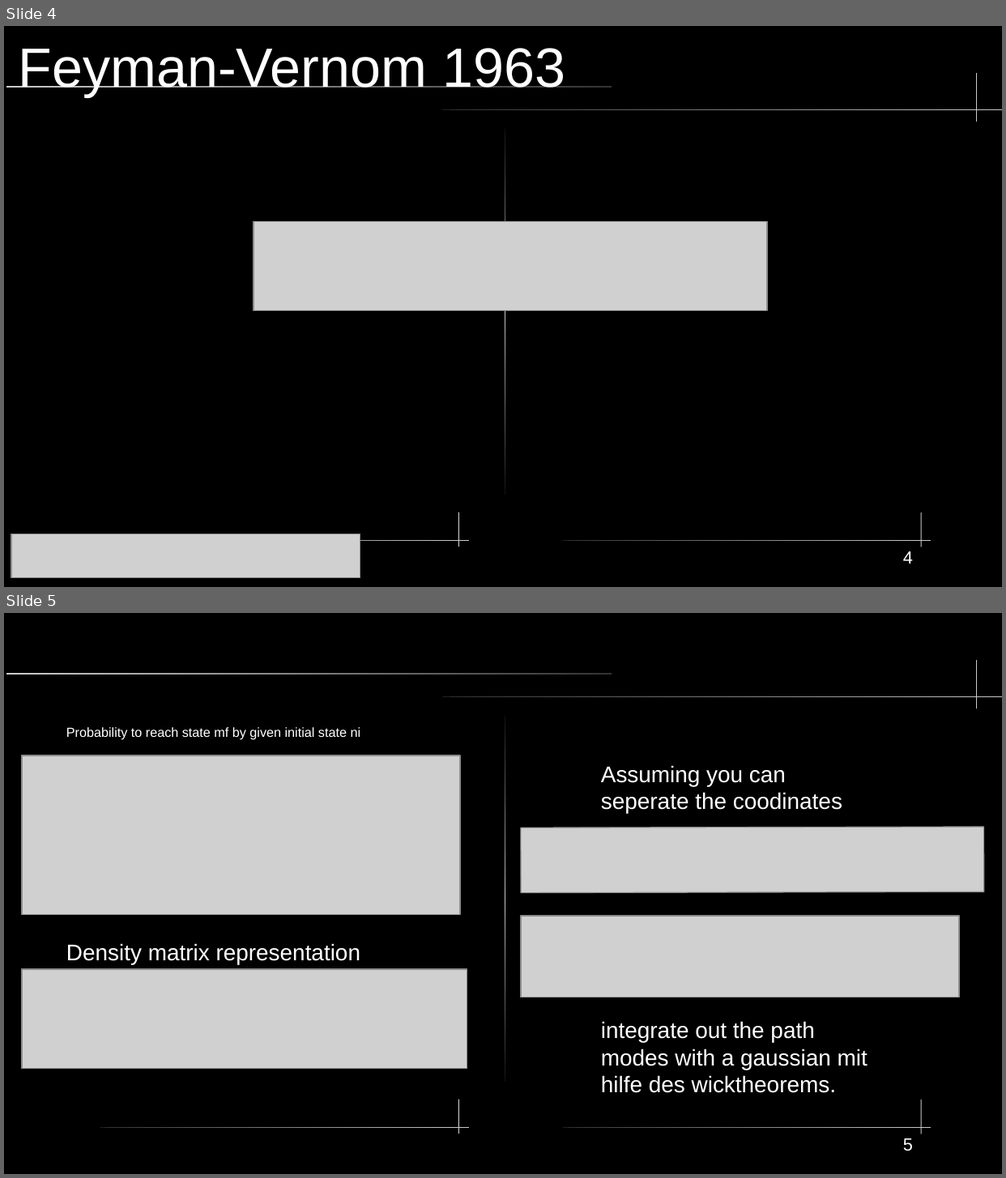
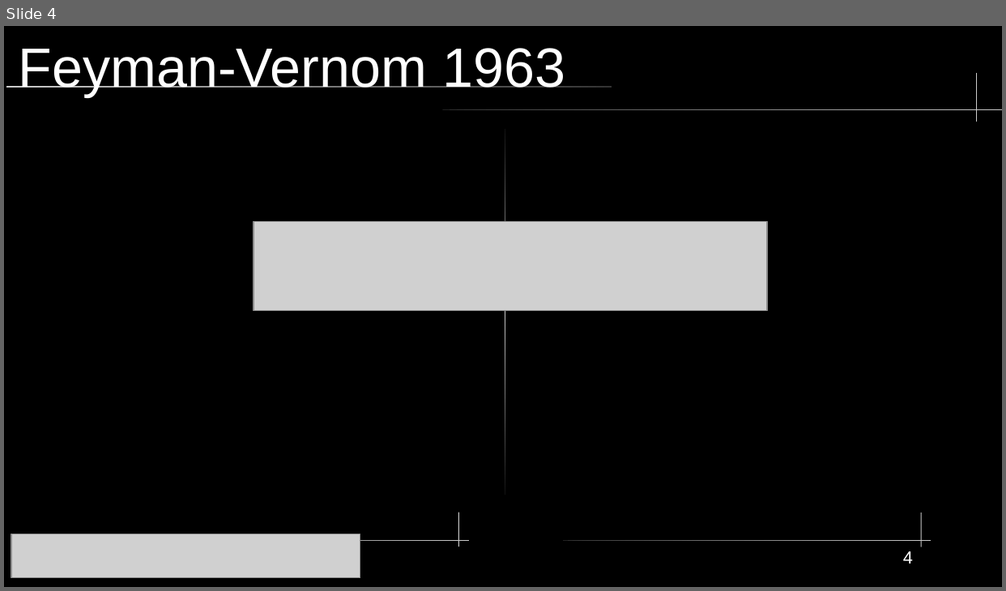
Before and after one commit to SanderStammbach/Sanders-Studium, a slide deck: vortrag1-heom/Powerpoint.odp. Shown one above the other, each under a label of ours: slides 4 and 5 before the commit, slide 4 after it. The pictures are 1006x1178 and 1006x591 pixels, drawn with LibreOffice and Linux fonts; fonts in the diff are those of the drawing; grey boxes stand for pictures. Boxes give left, top, right and bottom in pixels: in the first picture for what was removed or moved away, otherwise in the second. Text is boxed around its words. In the diff, an @@ line names an element or a change of style, - is before the commit and + after.

```diff
--- a/vortrag1-heom/Powerpoint.odp
+++ b/vortrag1-heom/Powerpoint.odp
@@ slide 5 removed at (4, 613, 1002, 1174), background #000000; not listed: 8 template elements that a slide beside it also shows @@
@@ text removed at (66, 727, 361, 740) @@
-Probability to reach state mf by given initial state ni
@@ picture removed at (22, 756, 460, 914) @@
@@ text removed at (601, 765, 842, 814) @@
-Assuming you can seperate the coodinates
@@ picture removed at (521, 827, 985, 893) @@
@@ picture removed at (521, 917, 959, 998) @@
@@ text removed at (66, 943, 361, 965) @@
-Density matrix representation
@@ picture removed at (22, 969, 467, 1069) @@
@@ text removed at (601, 1021, 867, 1093) @@
-integrate out the path modes with a gaussian mit hilfe des wicktheorems.
@@ page number removed at (903, 1139, 913, 1152) @@
-5
```
Also in this commit, not shown: 9 slides changed, 11 slides added, 1 other slide removed, 1 other file.
